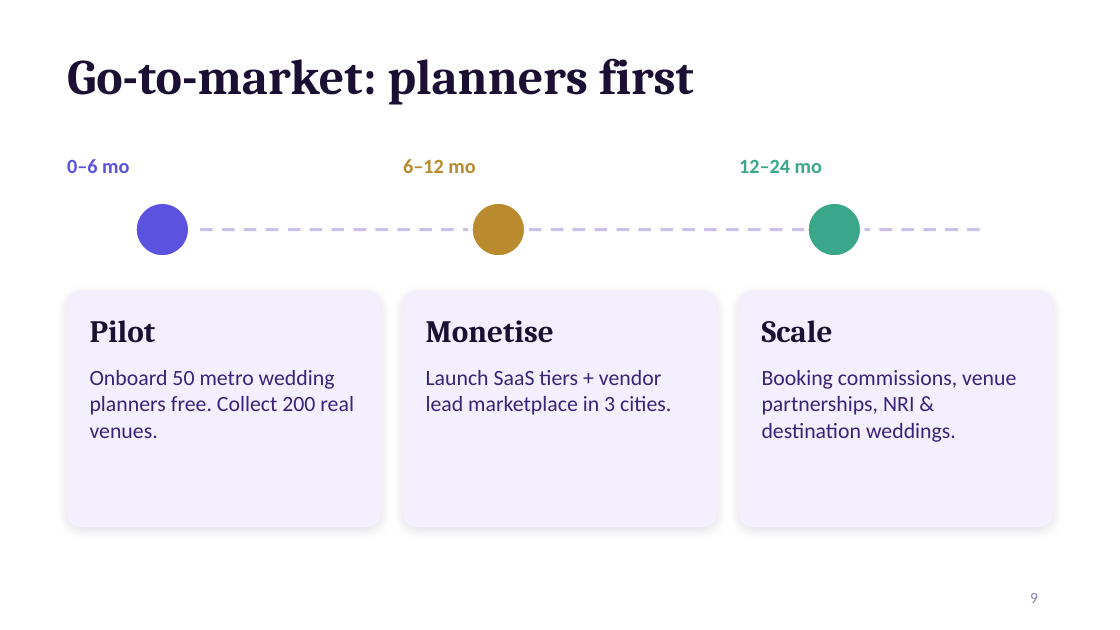
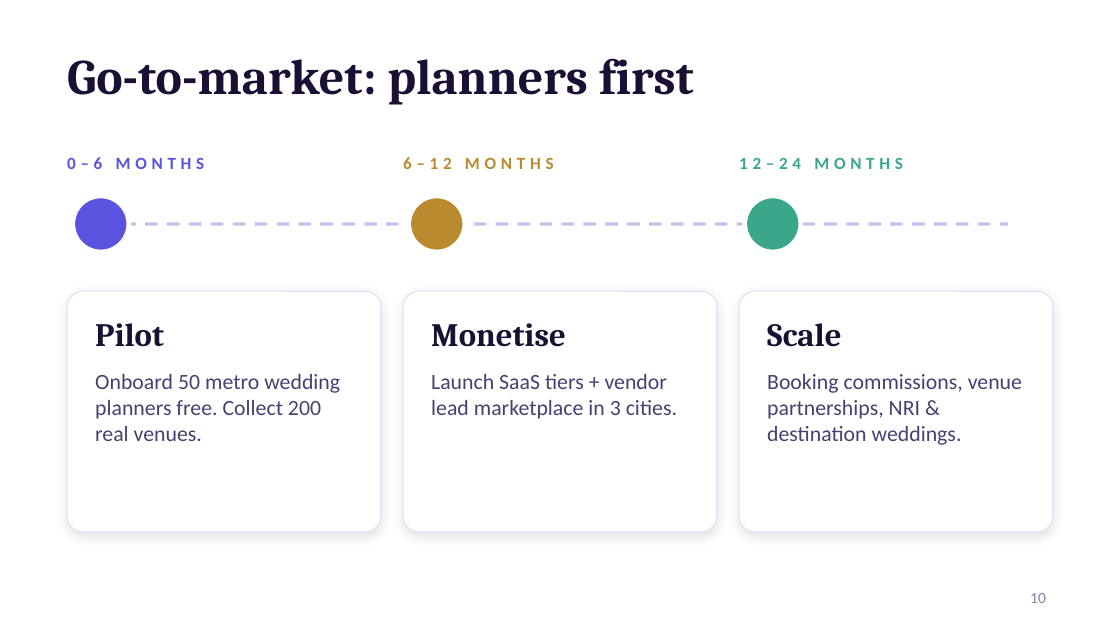
Before and after one commit to vaibhavdave/weddingplanner, a slide deck: slide 10 of pitch/WedVerse_AI_Shark_Tank_Pitch.pptx (slide 9 before the commit). Drawn at 1120x630 pixels with LibreOffice and Linux fonts; fonts in the diff are those of the drawing; background and template pictures are left out. Boxes give left, top, right and bottom in pixels: in the first picture for what was removed or moved away, otherwise in the second. Text is boxed around its words. In the diff, an @@ line names an element or a change of style, - is before the commit and + after.

```diff
--- a/pitch/WedVerse_AI_Shark_Tank_Pitch.pptx
+++ b/pitch/WedVerse_AI_Shark_Tank_Pitch.pptx
@@ text at box(67, 157, 205, 169): text changed; size 13 to 11 pt @@
-0–6 mo
+0–6 MONTHS
@@ text at box(403, 157, 554, 169): text changed; size 13 to 11 pt @@
-6–12 mo
+6–12 MONTHS
@@ text at box(739, 158, 903, 169): text changed; size 13 to 11 pt @@
-12–24 mo
+12–24 MONTHS
@@ 3 ellipses: place and size @@
-3 ellipses at box(134, 202, 862, 258)
+3 ellipses at box(73, 196, 801, 252)
@@ line moved from (134, 230) - (986, 230) to (123, 224) - (1008, 224) @@
@@ rounded rectangle: place and size @@
-rounded rectangle at box(67, 291, 381, 526)
+rounded rectangle at box(67, 291, 381, 532)
@@ rounded rectangle: place and size @@
-rounded rectangle at box(403, 291, 717, 526)
+rounded rectangle at box(403, 291, 717, 532)
@@ fill #F4EFFF to #FFFFFF; outline #F4EFFF 1 pt to #E6DEFA 0.75 pt; proportions changed in 3 elements at box(67, 291, 381, 532), box(403, 291, 717, 532), box(739, 291, 1053, 532) @@
@@ rounded rectangle: place and size @@
-rounded rectangle at box(739, 291, 1053, 526)
+rounded rectangle at box(739, 291, 1053, 532)
@@ size 20 to 21 pt in 3 elements at box(95, 323, 164, 347), box(431, 323, 566, 347), box(767, 323, 841, 347) @@
@@ text colour #3A2278 to #4A3F73 in 3 elements at box(431, 374, 677, 419), box(95, 374, 340, 441), box(767, 374, 1022, 445) @@
@@ page number at box(1030, 593, 1046, 603): text changed @@
-9
+10
```
Also in this commit, not shown: 11 other slides changed, 1 slide added, 26 other files.
